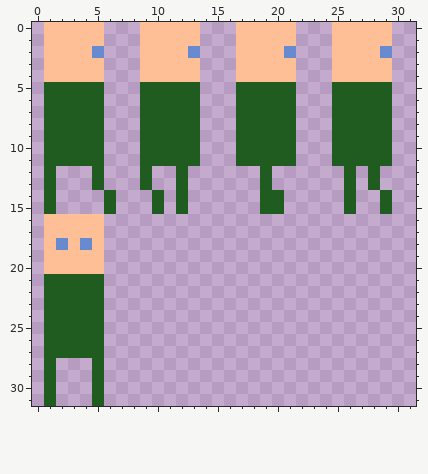
One commit to this pixel-art sprite: res/thug.png. The first picture shows the starting point.
The file is 128x128 pixels, drawn in blocks of 4x4; one block is one cell here.
After:
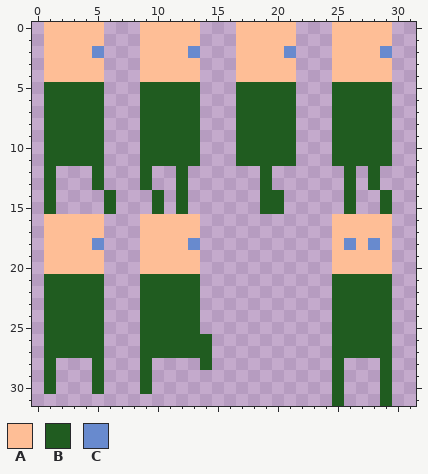
Palette (. is transparent): A #febe96  B #205c20  C #688ace
Diff:
The edit adds colour A in rows 16 to 17 at x 9 to 13 and 25 to 29; in row 18 at x 9 to 12, 25, 27 and 29; in rows 19 to 20 at x 9 to 13 and 25 to 29.
Colour C gives way to colour A in row 18 at x 2 and 4.
The edit adds colour B in rows 21 to 25 at x 9 to 13 and 25 to 29; in rows 26 to 27 at x 9 to 14 and 25 to 29; in row 28 at x 9, 14, 25 and 29; in rows 29 to 30 at x 9, 25 and 29; in row 31 at x 25 and 29.
The edit adds colour C in row 18 at x 13, 26 and 28.
Colour A gives way to colour C in row 18 at x 5.
Colour B is gone in row 31 at x 1 and 5.
Where, in picture pixels (left, top, right, bottom), the same in both pictures:
added: (140, 214, 212, 394)
added: (332, 214, 392, 406)
changed: (56, 238, 104, 250)
erased: (44, 394, 104, 406)
